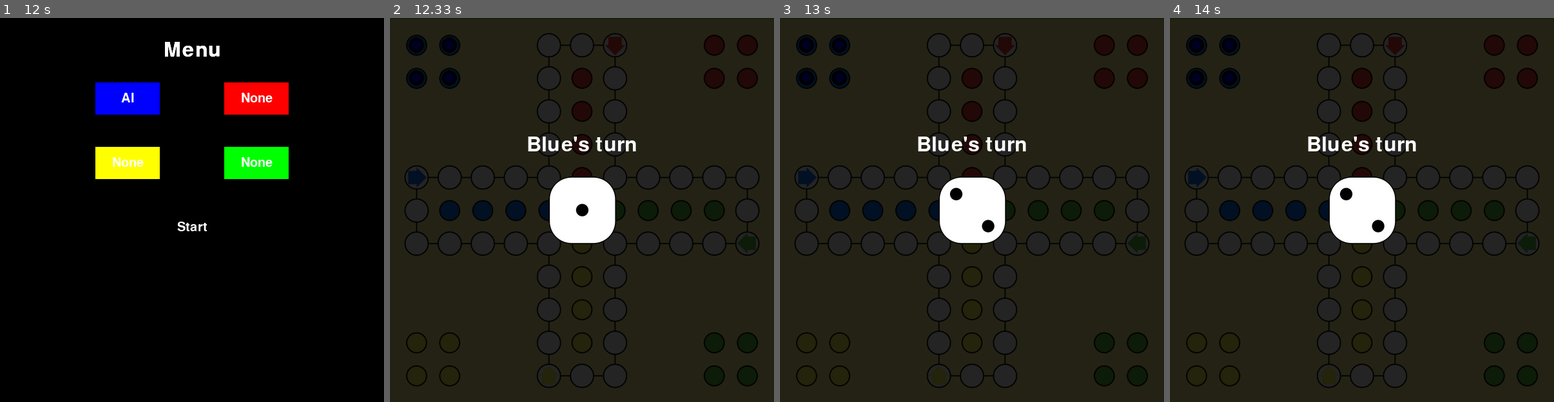
Above: before the commit, frames 1-4 (left to right).
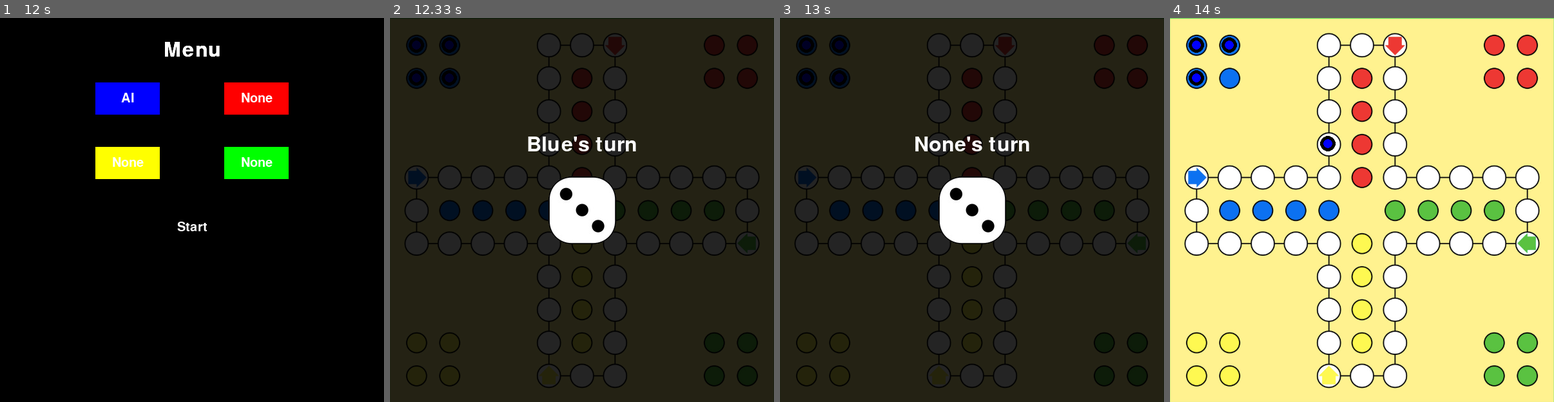
Above: after the commit, the same moments.

Repository: surfknasen/LudoPython
Game: pygame game, started from main_menu.py
Two runs of this game, one before a commit and one after it. Both use one fixed random seed, a clock stepped at 60 frames per second and the inputs below.
Inputs (mouse positions are in pixels of both pictures, inside the frame that each line leads up to):
- Up to frame 1 (12 s): click (130, 83) at 2.38 s; move the mouse to (99, 110) at 6.17 s; click (99, 110) at 6.35 s; move the mouse to (215, 240) at 11.73 s
- Up to frame 2 (12.33 s): click (605, 240) at 12.02 s
- Up to frame 3 (13 s): press the mouse at (995, 240) at 12.47 s; move the mouse to (914, 240) at 12.57 s; release the mouse at (833, 240) at 12.7 s
- Up to frame 4 (14 s): no input

Frame 1 is identical in both runs. In frame 2, 0.2% of the frame differs, in the area x 41-59%, y 42-59%; in frame 3, 0.8%; in frame 4, 98%, in the area x 0-100%, y 0-100%.

Commit message:
basic bot movement

Diff:
--- /dev/null
+++ b/bot_controller.py
@@ -0,0 +1,40 @@
+# This simulates a player. I wanted it to look like a player, so it selects a player and then clicks the desired spot instead of moving instantly
+import random
+from pygame import Vector2, time
+
+
+class BotController:
+    def __init__(self, units, game_class):
+        self.units = units
+        self.game = game_class
+        self.current_unit = self.units[0]
+        self.clicked_unit = False
+        self.move_to_pos = None
+
+    def input(self):
+        if self.game.dice.completed_roll and not self.clicked_unit:
+            i = 0
+            for unit in self.units:
+                if unit.can_move(self.game.dice.dice_num):
+                    i = self.units.index(unit)
+                break
+            print("Completed roll")
+            self.current_unit = self.units[i]
+            self.game.mouse_clicked(self.current_unit.pos)
+            self.clicked_unit = True
+        else:
+            self.game.mouse_clicked(Vector2(0, 0))
+
+    def move_unit(self):
+        if self.move_to_pos is None and self.current_unit is not None:
+            if len(self.current_unit.possible_moves) > 0:
+                self.move_to_pos = self.current_unit.possible_moves[0]
+            else: # try clicking again
+                self.game.mouse_clicked(self.current_unit.pos)
+        elif self.clicked_unit:
+            self.game.mouse_clicked(self.move_to_pos)
+            for pos in self.game.occupied_positions.values():
+                if pos == self.move_to_pos:
+                    self.clicked_unit = False
+                    self.move_to_pos = None
+                    self.current_unit = None
--- a/dice.py
+++ b/dice.py
@@ -1,5 +1,6 @@
 import random
 import pygame
+
 
 class Dice:
     def __init__(self, screen, screen_size):
@@ -8,7 +9,7 @@
         self.screen = screen
         self.screen_size = screen_size
         self.center = (screen_size // 2) - 51.5 # calculate the screen center by using the screen size and half of the dice width/height
-        self.current_playing = ""
+        self.current_playing = None
 
         self.roll_time = 100 # ms
         self.roll_start = 0
@@ -39,12 +40,13 @@
                 self.double_roll = True
             self.roll = False
             self.completed_roll = True
-            pygame.time.wait(1000) # so that the player has time to see what number
+            self.current_playing = None
+            pygame.time.wait(100) # so that the player has time to see what number
             return
 
         # make it roll fast at the start and then slow down
-        if time_since_roll > 500:
-            pygame.time.wait(int(time_since_roll / 10))
+       # if time_since_roll > 500:
+         #   pygame.time.wait(int(time_since_roll / 10))
 
     def draw_dice(self):
         self.transparent_background()
--- a/game.py
+++ b/game.py
@@ -1,10 +1,11 @@
 import pygame
 import board
-import player
+import unit
 import dice
+import bot_controller
 from helpers import (
     StartPosition,
-    Color,
+    PlayerType,
     Team,
 )
 
@@ -19,29 +20,30 @@
         self.board = board.Board(self.screen_size)
         self.dice = dice.Dice(self.screen, self.screen_size)
         self.occupied_positions = {}
-        self.all_players = []
+        self.all_units = []
+        self.bots = []
+        self.current_playing_type = []
+
         for color in colors.keys(): # add the color (player) if the color should play
-            new_players = []
+            new_units = []
             for i in range(4):
-                new_players.append(player.Player(StartPosition.get_pos(color)[i], self.get_path(color), color, self))
-                self.occupied_positions[new_players[i]] = new_players[i].pos
-            self.all_players.append(new_players)
+                new_units.append(unit.Unit(StartPosition.get_pos(color)[i], color, self))
+                self.occupied_positions[new_units[i]] = new_units[i].pos
+
+            if colors[color] == PlayerType.ai:
+                self.bots.append(bot_controller.BotController(new_units, self))
+                self.current_playing_type.append(PlayerType.ai)
+            else:
+                self.bots.append(None) # to make it easier to get the right bot from the bots list using the current_playing index
+                self.current_playing_type.append(PlayerType.human)
+
+            self.all_units.append(new_units)
 
         self.current_playing = 0
-        self.selected_player = None
-        self.move_player = False
+        self.selected_unit = None
+        self.move_unit = False
 
         self.update() # start the game loop
-
-    def get_path(self, color):
-        if color == Color.green:
-            return self.board.green_path
-        elif color == Color.yellow:
-            return self.board.yellow_path
-        elif color == Color.red:
-            return self.board.red_path
-        elif color == Color.blue:
-            return self.board.blue_path
 
     def update(self):
         """
@@ -64,11 +66,14 @@
         """
 
         while self.running:
+            ai_playing = self.current_playing_type[self.current_playing] is PlayerType.ai
             # Input
-            self.handle_input()
-            # Logic
+            self.handle_input(ai_playing)
             self.throw_dice()
             self.player_action()
+            if ai_playing:
+                self.bots[self.current_playing].input()
+                self.bots[self.current_playing].move_unit()
 
             # Render
             self.render()
@@ -76,118 +81,115 @@
 
         pygame.quit()
 
-    def handle_input(self):
+    def handle_input(self, ai_playing):
         for event in pygame.event.get():
-            if event.type == pygame.QUIT: # clo se button
+            if event.type == pygame.QUIT: # close button
                 self.running = False
             elif event.type == pygame.MOUSEBUTTONUP:
-                if not self.dice.completed_roll:
-                    self.dice.start_roll()
-                else: # check if a player has been clicked
-                    self.player_input()
+                self.mouse_clicked(pygame.mouse.get_pos())
 
-    def player_input(self):
-        mouse_pos = pygame.mouse.get_pos()
-        for i in range(len(self.all_players)): # check first if it's on a move position
-            for player in self.all_players[i]:
-                if player.is_over_move(mouse_pos, self.dice.dice_num):
-                    self.selected_player.current_pos_index += self.dice.dice_num
-                    if self.selected_player.pos in self.occupied_positions.values():
-                        del self.occupied_positions[self.selected_player]
-                    self.move_player = True
-                    self.selected_player.scale = self.selected_player.start_scale
+    def mouse_clicked(self, mouse_pos): # this is used by both the ai and player, therefore I want to pass in the mouse pos so the ai can simulate
+        if not self.dice.completed_roll and not self.dice.roll:
+            self.dice.start_roll()
+        else: # check if a player has been clicked
+            self.player_input(mouse_pos)
+
+    def throw_dice(self):
+        current_team = Team.get_name(self.all_units[self.current_playing][0].color) # get the team name
+        if not self.dice.completed_roll and not self.dice.roll: # if not rolling or have rolled
+            self.dice.show_static_dice(current_team)
+        elif self.dice.roll:
+            self.dice.animate_dice()
+
+    def player_input(self, mouse_pos):
+        for i in range(len(self.all_units)): # check first if it's on a move position
+            for unit in self.all_units[i]:
+                clicked_spot = unit.is_over_move(mouse_pos) # returns False or the clicked spot index
+                if clicked_spot is not False:
+                    self.selected_unit.current_pos_index = clicked_spot
+                    if self.selected_unit.pos in self.occupied_positions.values():
+                        del self.occupied_positions[self.selected_unit]
+                    self.move_unit = True
+                    self.selected_unit.scale = self.selected_unit.start_scale
                     return
 
-        for i in range(len(self.all_players)): # if it's not on a move position, check if a player was clicked
-            for player in self.all_players[i]:
-                if player.is_over_player(mouse_pos):
-                    if self.selected_player == player: # unselect the player
-                        self.clear_player_moves()
-                        self.selected_player.scale = self.selected_player.start_scale
-                        self.selected_player = None
+        for i in range(len(self.all_units)): # if it's not on a move position, check if a player was clicked
+            for unit in self.all_units[i]:
+                if unit.is_over_player(mouse_pos):
+                    if self.selected_unit == unit: # unselect the player
+                        self.check_unit_moves()
+                        self.selected_unit.scale = self.selected_unit.start_scale
+                        self.selected_unit = None
                     else:
-                        self.selected_player = player
+                        self.selected_unit = unit
 
     def player_action(self):
-        if self.dice.completed_roll: # if the dice has been rolled, it can roll
+        if self.dice.completed_roll: # if the dice has been rolled
             can_play = False
             for i in range(4): # check if the current playing is able to move (by checking each player unit)
-                if self.all_players[self.current_playing][i].can_move(self.dice.dice_num):
+                spot_index = self.all_units[self.current_playing][i].current_pos_index + self.dice.dice_num
+                if self.all_units[self.current_playing][i].can_move(spot_index):
                     can_play = True
                     break
             if can_play: # if it can play
-                if self.selected_player is not None and not self.move_player: # check if has selected a player and not already moved
+                if self.selected_unit is not None and not self.move_unit: # check if has selected a player and not already moved
                     self.show_moves()
-                elif self.move_player and self.selected_player is not None: # if the player has been moved and
-                    self.selected_player.possible_moves.clear() # clear the move indicators
-                    moved = self.selected_player.move_player() # move the player and store the result in 'moved'
+                elif self.move_unit and self.selected_unit is not None:
+                    self.selected_unit.possible_moves.clear() # clear the move indicators
+                    moved = self.selected_unit.move_player() # move the player and store the result in 'moved'
                     if moved and not self.dice.double_roll: # when moved is true, go to the next player if it can't roll again
                         self.check_collision()
-                        self.occupied_positions[self.selected_player] = self.selected_player.pos
+                        self.occupied_positions[self.selected_unit] = self.selected_unit.pos
                         self.next_player()
                     elif moved: # play again, reset
                         self.check_collision()
-                        self.occupied_positions[self.selected_player] = self.selected_player.pos
+                        self.occupied_positions[self.selected_unit] = self.selected_unit.pos
                         self.double_roll_reset()
             else:
                 self.next_player()
 
     def double_roll_reset(self):
         self.dice.completed_roll = False
-        self.move_player = False
-        self.selected_player = None
-        self.clear_player_moves()
+        self.move_unit = False
+        self.selected_unit = None
+        self.check_unit_moves()
 
     def show_moves(self):
-        self.clear_player_moves()
-        if self.selected_player in self.all_players[self.current_playing]: # if the selected player is the currently playing
-            self.selected_player.show_moves(self.dice.dice_num)
+        self.check_unit_moves()
+        if self.selected_unit in self.all_units[self.current_playing]: # if the selected player is the currently playing
+            self.selected_unit.show_moves(self.dice.dice_num)
 
-    def clear_player_moves(self):
-        for player in self.all_players: # remove the other move indicators, so only one is shown at once
+    def check_unit_moves(self):
+        for unit in self.all_units: # remove the other move indicators, so only one is shown at once
             for i in range(4):
-                if player[i] != self.selected_player:
-                    player[i].scale = player[i].start_scale
-                player[i].possible_moves.clear()
+                if unit[i] != self.selected_unit:
+                    unit[i].scale = unit[i].start_scale
+                unit[i].possible_moves.clear()
 
     def check_collision(self): # check this before moving
         for unit in self.occupied_positions.keys():
-            print(self.selected_player.pos)
-            print("Unit {0} @ Position {1}".format(unit.color, unit.pos))
             # check if they're the same positions
-            if int(self.selected_player.pos.x) == int(unit.pos.x) and int(self.selected_player.pos.y) == int(unit.pos.y):
-                print(self.selected_player.color)
-                print(unit.color)
-                if self.selected_player.color != unit.color:
+            if int(self.selected_unit.pos.x) == int(unit.pos.x) and int(self.selected_unit.pos.y) == int(unit.pos.y):
+                if self.selected_unit.color != unit.color:
                     unit.reset_player()
                     return
 
-
     def next_player(self): # reset
-        self.selected_player = None
-        self.move_player = False
-        if self.current_playing == len(self.all_players) - 1:
+        self.selected_unit = None
+        self.move_unit = False
+        if self.current_playing == len(self.all_units) - 1:
             self.current_playing = 0
         else:
             self.current_playing += 1
         self.dice.completed_roll = False
         self.dice.double_roll = False
 
-    def throw_dice(self):
-        # DICE #
-        current_team = Team.get_name(self.all_players[self.current_playing][0].color) # get the team name
-        if not self.dice.completed_roll and not self.dice.roll: # if not rolling or have rolled
-            self.dice.show_static_dice(current_team)
-        # ROLL DICE #
-        if self.dice.roll:
-            self.dice.animate_dice()
-
     def render(self):
         # DRAW BOARD #
         self.board.draw_board(self.screen)
-        # PLAYERS
-        for i in range(len(self.all_players)):
-            for player in self.all_players[i]:
+        # UNITS
+        for i in range(len(self.all_units)):
+            for player in self.all_units[i]:
                 player.draw_moves(self.screen)
                 player.draw_player(self.screen)
         # DICE
--- a/helpers.py
+++ b/helpers.py
@@ -1,6 +1,11 @@
 from enum import Enum
 from pygame import Vector2
 
+
+class PlayerType():
+    none = "None"
+    human = "Human"
+    ai = "AI"
 
 class Color(Enum):
     green = (0, 255, 0)
@@ -10,9 +15,11 @@
     white = (255, 255, 255)
     black = (0, 0, 0)
 
+
 class Team:
     def get_name(color): # eg "Color.green". Removes the "Color." and returns "Green"
         return str(color).split(".")[-1].capitalize()
+
 
 class StartPosition: # measured in gimp
     def get_pos(color):
--- a/main_menu.py
+++ b/main_menu.py
@@ -1,7 +1,7 @@
 import pygame
 import game
 from pygame import Vector2
-from helpers import Color
+from helpers import Color, PlayerType
 import pygame_extended as gui
 
 
@@ -17,7 +17,7 @@
         self.update_screen = True
         self.buttons = []
 
-        self.team_btn_states = ['None', 'Human', 'AI']
+        self.team_btn_states = [PlayerType.none, PlayerType.human, PlayerType.ai]
         self.selected_players = {}
 
         self.update()
--- a/test.py
+++ /dev/null
@@ -1,13 +0,0 @@
-class Player:
-    def __init__(self, start_pos):
-        self.start_pos = start_pos
-        self.pos = start_pos
-
-    def reset(self):
-        self.pos += 4
-        print(self.pos)
-        self.pos = self.start_pos
-        print(self.pos)
-
-player = Player(1)
-player.reset()
--- a/player.py
+++ b/unit.py
@@ -4,25 +4,31 @@
 import math
 
 
-class Player:
-    def __init__(self, start_pos, path, color, game_class):
+class Unit:  # RENAME ALL PLAYER TO UNIT
+    def __init__(self, start_pos, color, game_class):
         self.start_pos = start_pos
         self.pos = Vector2(start_pos.x, start_pos.y)
-        self.path = path
         self.color = color
         self.current_pos_index = -1
         self.start_scale = 7
         self.scale = self.start_scale
         self.game_class = game_class
+        self.path = self.get_path(color)
 
         self.possible_moves = []
 
+    def get_path(self, color):
+        if color == Color.green:
+            return self.game_class.board.green_path
+        elif color == Color.yellow:
+            return self.game_class.board.yellow_path
+        elif color == Color.red:
+            return self.game_class.board.red_path
+        elif color == Color.blue:
+            return self.game_class.board.blue_path
+
     def reset_player(self):
-        print("reset")
         self.pos = Vector2(self.start_pos.x, self.start_pos.y)
-        print(id(self.pos))
-        print(id(self.start_pos))
-        print("startPos {0} pos {1}".format(self.start_pos, self.pos)) # WTF
         self.current_pos_index = -1
 
     def move_player(self):
@@ -48,40 +54,47 @@
             return True
         return False
 
-    def is_over_move(self, mouse_pos, steps):
+    def is_over_move(self, mouse_pos):
         scale = self.scale + 5
-        for moves in self.possible_moves:
-            sqx = (mouse_pos[0] - moves.x)**2
-            sqy = (mouse_pos[1] - moves.y)**2
+        for move in self.possible_moves:
+            print("Mouse pos: {0} Possible move {1}".format(mouse_pos, move))
+            sqx = (mouse_pos[0] - move.x)**2
+            sqy = (mouse_pos[1] - move.y)**2
             if math.sqrt(sqx + sqy) < scale:
-                return True
+                return self.path.index(move)
         return False
 
-    def can_move(self, dice_num):
+    def can_move(self, spot_index):
+        dice_num = self.game_class.dice.dice_num
         if self.current_pos_index == -1:
             if dice_num == 1 or dice_num == 6:
-                return self._spot_free(dice_num)
+                return self.spot_free(spot_index)
             else:
                 return False
-        return self._spot_free(dice_num)
+        return self.spot_free(spot_index)
 
-    def _spot_free(self, dice_num):
-        if self.path[self.current_pos_index + dice_num] not in self.game_class.occupied_positions.values():
+    def spot_free(self, spot_index):
+        if self.path[spot_index] not in self.game_class.occupied_positions.values(): # list index out of range
             return True
         else:
-            for player, pos in self.game_class.occupied_positions.items():
-                if pos == self.path[self.current_pos_index + dice_num]:
+            for player, pos in self.game_class.occupied_positions.items(): # RETURNS HERE FOR THE BOT
+                if pos == self.path[spot_index]:
                     if player.color == self.color:
                         return False
         return True
 
     def show_moves(self, dice_num):
+        print("Show moves")
         self.possible_moves.clear()
-        if self.can_move(dice_num):
+        print(self.current_pos_index+dice_num)
+        if self.can_move(self.current_pos_index + dice_num):
             self.possible_moves.append(self.path[self.current_pos_index + dice_num])
-            if dice_num == 6 and self.current_pos_index == -1:
+            self.scale = self.start_scale + 2
+
+        # if it's a number 6
+        if dice_num == 6 and self.current_pos_index == -1:
+            if self.can_move(0): # check if the first spot is taken
                 self.possible_moves.append(self.path[0])
-            self.scale = self.start_scale + 2
 
     def draw_moves(self, screen):
         for move in self.possible_moves:
